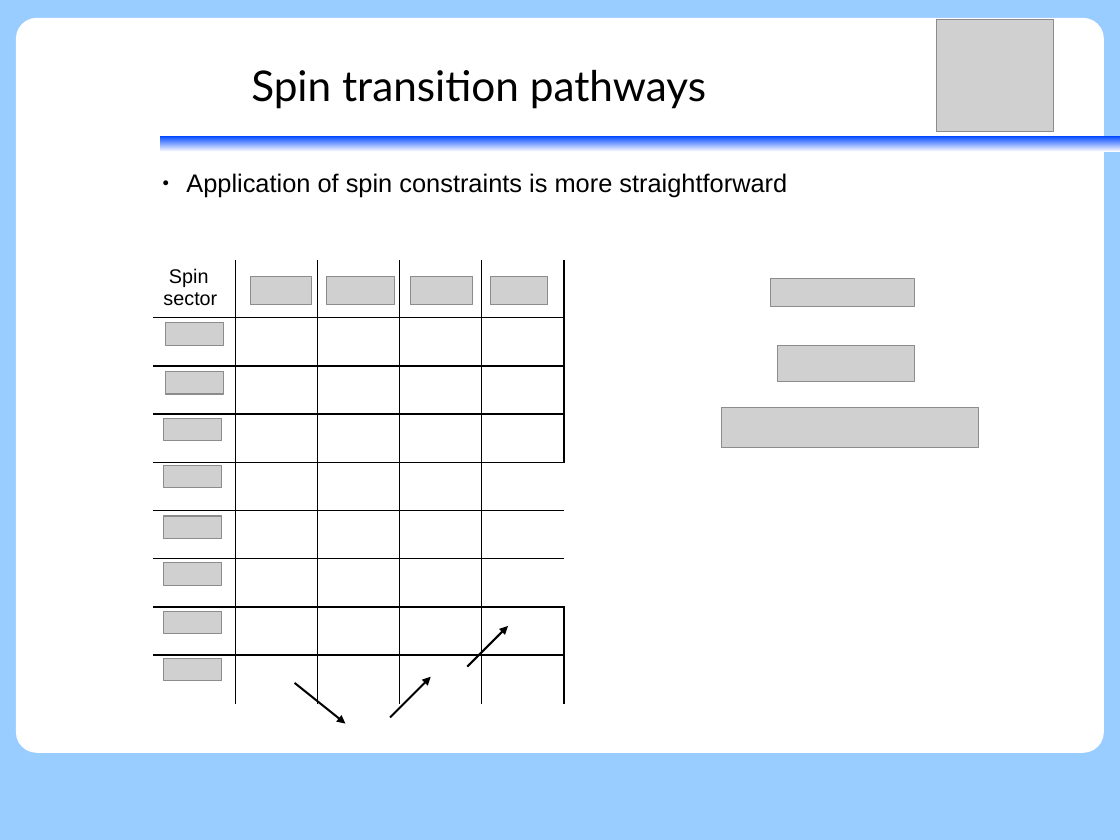
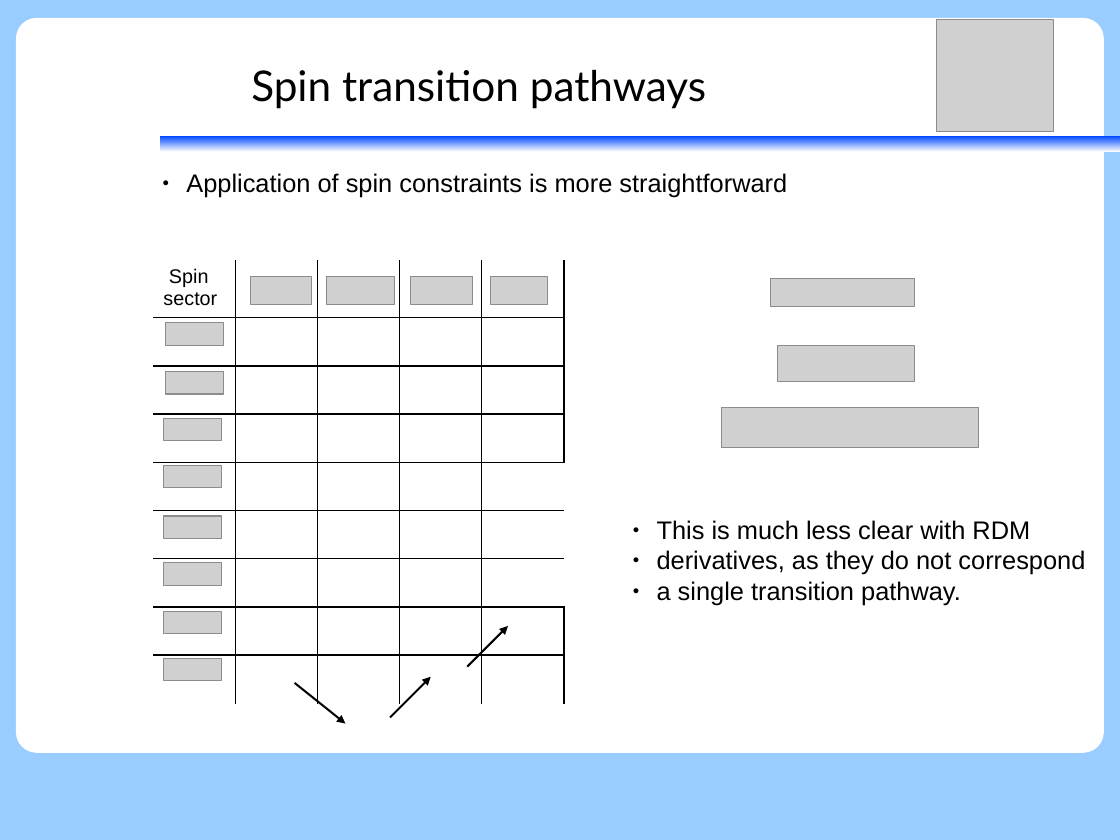
Before and after one commit to peterjohncherry/Presentations-etc, a slide deck: slide 25 of SGROUP02082017/02082017_peter_relxms-wick.odp. Drawn at 1120x840 pixels with LibreOffice and Linux fonts; fonts in the diff are those of the drawing; grey boxes stand for pictures. Boxes give left, top, right and bottom in pixels: in the first picture for what was removed or moved away, otherwise in the second. Text is boxed around its words. In the diff, an @@ line names an element or a change of style, - is before the commit and + after.

```diff
--- a/SGROUP02082017/02082017_peter_relxms-wick.odp
+++ b/SGROUP02082017/02082017_peter_relxms-wick.odp
@@ text added at (657,520,1085,605), 18 pt, text #000000 @@
+● This is much less clear with RDM
+● derivatives, as they do not correspond
+● a single transition pathway.
```
Also in this commit, not shown: 14 other slides changed, 2 slides added, 2 slides removed, 1 other file.
